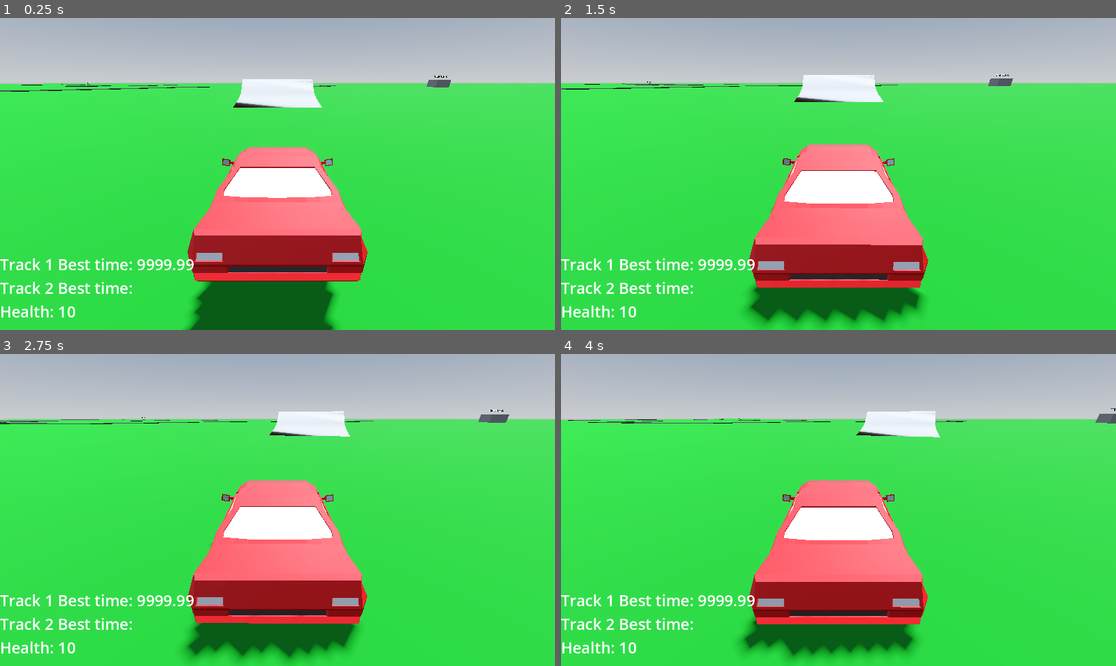
Above: before the commit, frames 1-4 (two rows, left to right).
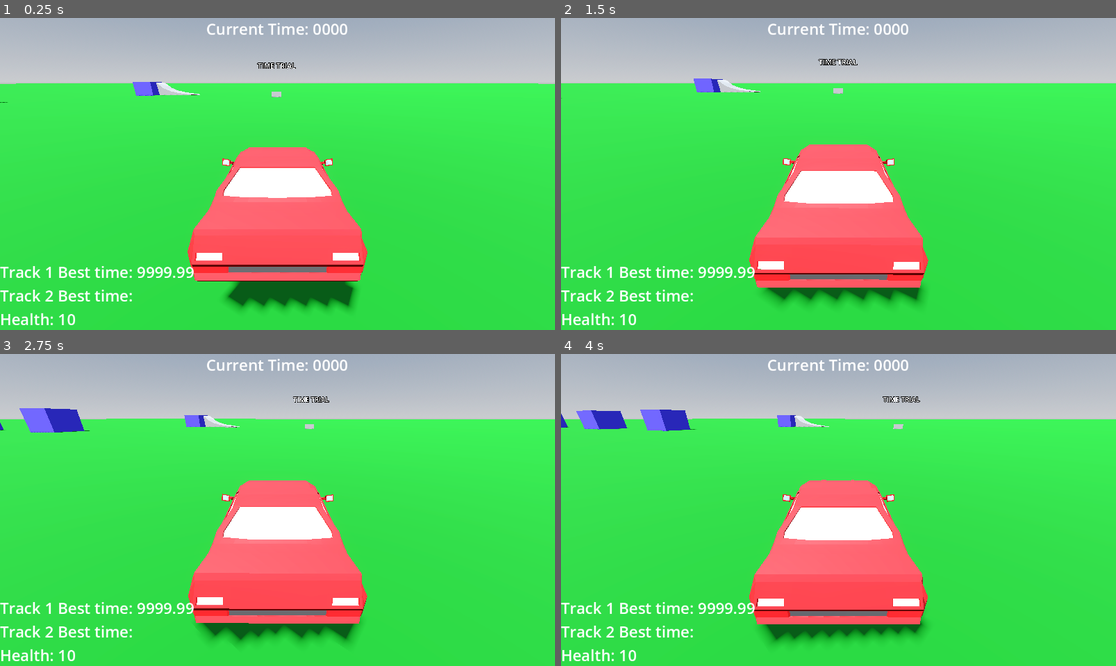
Above: after the commit, the same moments.

Repository: mje819/CarWorld
Game: Godot game, scene res://World/world.tscn
The game is run twice, just before and just after one commit, with the same random seed, the same clock (stepped at 60 frames per second) and the same inputs.
Inputs:
- Up to frame 1 (0.25 s): no input
- Up to frame 2 (1.5 s): hold D (turn_right) 0.53-1.28 s; hold S (brake) from 1.28 s (still down)
- Up to frame 3 (2.75 s): release S (brake) at 2.03 s; hold D (turn_right) from 2.03 s (still down)
- Up to frame 4 (4 s): release D (turn_right) at 2.78 s; hold Space (accelerate) 2.78-3.53 s; hold A (turn_left) from 3.53 s (still down)

The runs differ from the first frame. In frame 1, 14% of the frame differs, in the area x 0-100%, y 1-100%; in frame 2, 14%; in frame 3, 13%; in frame 4, 13%.

Commit message:
adjust track layouts

Diff:
--- a/Tracks/track.gd
+++ b/Tracks/track.gd
@@ -18,6 +18,7 @@
 var track1_best_label
 var track2_best_label
 @export var is_track_1 : bool
+var current_time_label
 
 var time_elapsed : float = 0:
 	set(new_time):
@@ -30,6 +31,7 @@
 func _ready() -> void:
 	track1_best_label = get_tree().get_first_node_in_group("Track1BestTimeLabel")
 	track2_best_label = get_tree().get_first_node_in_group("Track2BestTimeLabel")
+	current_time_label = get_tree().get_first_node_in_group("CurrentTime")
 
 func _on_start_detector_body_entered(_body: Node3D) -> void:
 	if visible:
@@ -41,6 +43,7 @@
 
 func _on_timer_timeout() -> void:
 	time_elapsed += 0.1
+	current_time_label.text = "Current Time: " + str(round_to_dec(time_elapsed,2))
 
 
 func _on_finish_detector_body_entered(_body: Node3D) -> void:
--- a/Tracks/track1.tscn
+++ b/Tracks/track1.tscn
@@ -4,7 +4,7 @@
 
 [sub_resource type="Curve3D" id="Curve3D_j8job"]
 _data = {
-"points": PackedVector3Array(0, 0, 0, 0, 0, 0, 15.062, 0, 12.375, 0, 0, 0, 0, 0, 0, 16.91, 0, 19.34, 0, 0, 0, 0, 0, 0, 16.408, 0, 30.06, 0, 0, 0, 0, 0, 0, 13.588, 0, 42.612, 0, 0, 0, 0, 0, 0, 1.601, 0, 41.947, 0, 0, 0, 0, 0, 0, -8.258, 0, 34.013, 0, 0, 0, 0, 0, 0, 5.756, 0, 14.812, 0, 0, 0, 0, 0, 0, 11.774, 0, 13.215),
+"points": PackedVector3Array(0, 0, 0, 0, 0, 0, 26.062, 0, 24.375, 0, 0, 0, 0, 0, 0, 28.91, 0, 31.34, 0, 0, 0, 0, 0, 0, 28.408, 0, 42.06, 2.8118458, 0, -3.7395287, -2.8118458, 0, 3.7395287, 25.588, 0, 54.612, 0, 0, 0, 0, 0, 0, 13.601, 0, 53.947, -0.77563715, 0, 5.259865, 0.77563715, 0, -5.259865, 3.742, 0, 46.013, -0.29037094, 0, 3.1339645, 0.29037094, 0, -3.1339645, 17.756, 0, 26.812, 0, 0, 0, 0, 0, 0, 15.813473, 0, 20.131668),
 "tilts": PackedFloat32Array(0, 0, 0, 0, 0, 0, 0, 0)
 }
 point_count = 8
@@ -49,7 +49,7 @@
 wait_time = 0.1
 
 [node name="StartDetector" type="Area3D" parent="." unique_id=1938198562]
-transform = Transform3D(1, 0, 0, 0, 1, 0, 0, 0, 1, 15.183, 0, 12.594)
+transform = Transform3D(0.9894501, 0, 0.14487429, 0, 1, 0, -0.14487429, 0, 0.9894501, 26.128992, 0, 24.6232)
 
 [node name="CollisionShape3D" type="CollisionShape3D" parent="StartDetector" unique_id=1466429589]
 transform = Transform3D(0.9729616, 0, 0.23096684, 0, 1, 0, -0.23096684, 0, 0.9729616, 0.058440387, 0, 0.18593578)
@@ -66,7 +66,7 @@
 outline_size = 32
 
 [node name="FinishDetector" type="Area3D" parent="." unique_id=1719197141]
-transform = Transform3D(1, 0, 0, 0, 1, 0, 0, 0, 1, 11.186, 0, 12.753)
+transform = Transform3D(0.23705858, 0, -0.97149533, 0, 1, 0, 0.97149533, 0, 0.23705858, 16.345955, 0, 19.559387)
 
 [node name="CollisionShape3D" type="CollisionShape3D" parent="FinishDetector" unique_id=2130445193]
 transform = Transform3D(0.9659258, 0, 0.25881904, 0, 1, 0, -0.25881904, 0, 0.9659258, 0, 0, 0.78361464)
@@ -76,7 +76,7 @@
 mesh = SubResource("BoxMesh_nuiww")
 
 [node name="Checkpoint1" type="Area3D" parent="." unique_id=593801342 groups=["Checkpoints", "Start and Finish Detectors"]]
-transform = Transform3D(0.9960952, 0, 0.08828583, 0, 1, 0, -0.08828583, 0, 0.9960952, 16.728, 0, 27.274)
+transform = Transform3D(0.9996072, 0, 0.02802632, 0, 1, 0, -0.02802632, 0, 0.9996072, 28.765673, 0, 34.307243)
 collision_layer = 4
 monitoring = false
 
@@ -84,7 +84,7 @@
 shape = SubResource("BoxShape3D_kerva")
 
 [node name="Checkpoint3" type="Area3D" parent="." unique_id=2015984525 groups=["Checkpoints", "Start and Finish Detectors"]]
-transform = Transform3D(-0.07619697, 0, -0.9970927, 0, 1, 0, 0.9970927, 0, -0.07619697, 10.596039, 0, 42.502884)
+transform = Transform3D(0.9550717, 0, -0.2963749, 0, 1, 0, 0.2963749, 0, 0.9550717, 27.262316, 0, 51.000504)
 collision_layer = 4
 monitoring = false
 
@@ -92,7 +92,7 @@
 shape = SubResource("BoxShape3D_kerva")
 
 [node name="Checkpoint4" type="Area3D" parent="." unique_id=1297797047 groups=["Checkpoints", "Start and Finish Detectors"]]
-transform = Transform3D(-0.60454345, 0, -0.7965721, 0, 1, 0, 0.7965721, 0, -0.60454345, -3.9160507, 0, 37.49473)
+transform = Transform3D(-0.38716155, 0, -0.9220118, 0, 1, 0, 0.9220118, 0, -0.38716155, 10.072569, 0, 52.787205)
 collision_layer = 4
 monitoring = false
 
@@ -100,7 +100,7 @@
 shape = SubResource("BoxShape3D_kerva")
 
 [node name="Checkpoint2" type="Area3D" parent="." unique_id=941165851 groups=["Checkpoints", "Start and Finish Detectors"]]
-transform = Transform3D(0.80626905, 0, -0.5915489, 0, 1, 0, 0.5915489, 0, 0.80626905, -0.525, 0, 23.422)
+transform = Transform3D(0.80626905, 0, -0.5915489, 0, 1, 0, 0.5915489, 0, 0.80626905, 10.792387, 0, 36.018745)
 collision_layer = 4
 monitoring = false
 
@@ -108,7 +108,7 @@
 shape = SubResource("BoxShape3D_kerva")
 
 [node name="StartPoint" type="Marker3D" parent="." unique_id=1180571150]
-transform = Transform3D(1, 0, 0, 0, 1, 0, 0, 0, 1, 14.076493, 0, 6.4640617)
+transform = Transform3D(1, 0, 0, 0, 1, 0, 0, 0, 1, 23.834892, 0, 18.3351)
 
 [connection signal="timeout" from="Timer" to="." method="_on_timer_timeout"]
 [connection signal="body_entered" from="StartDetector" to="." method="_on_start_detector_body_entered"]
--- a/World/world.tscn
+++ b/World/world.tscn
@@ -38,6 +38,9 @@
 [sub_resource type="LabelSettings" id="LabelSettings_yf0ba"]
 font_size = 32
 
+[sub_resource type="LabelSettings" id="LabelSettings_eidgh"]
+font_size = 32
+
 [sub_resource type="StandardMaterial3D" id="StandardMaterial3D_62w18"]
 albedo_color = Color(0.2970001, 0.26, 1, 1)
 
@@ -67,11 +70,11 @@
 transform = Transform3D(1, 0, 0, 0, 1, 0, 0, 0, 1, 0, -0.25, 0)
 use_collision = true
 collision_layer = 4
-size = Vector3(500, 0.5, 500)
+size = Vector3(470, 0.5, 450)
 material = SubResource("StandardMaterial3D_3f78f")
 
 [node name="Car" parent="." unique_id=16548500 instance=ExtResource("1_62w18")]
-transform = Transform3D(-1, 0, 8.742278e-08, 0, 1, 0, -8.742278e-08, 0, -1, -39.475037, 0.65000093, -30.877048)
+transform = Transform3D(1, 0, -1.7484555e-07, 0, 1, 0, 1.7484555e-07, 0, 1, -0.08734894, 0.65000093, -21.5424)
 
 [node name="TimeTrialStart" parent="." unique_id=744200815 node_paths=PackedStringArray("track") instance=ExtResource("3_j8job")]
 track = NodePath("Track1")
@@ -84,19 +87,23 @@
 shape = SubResource("BoxShape3D_bkhv4")
 
 [node name="Track1" parent="TimeTrialStart" unique_id=1196417104 instance=ExtResource("4_3f78f")]
+visible = false
 
 [node name="TimeTrialStart2" parent="." unique_id=1114075049 node_paths=PackedStringArray("track") instance=ExtResource("3_j8job")]
-transform = Transform3D(1, 0, 0, 0, 1, 0, 0, 0, 1, 9.815323, 0, -97.37358)
+transform = Transform3D(1, 0, 0, 0, 1, 0, 0, 0, 1, 9.815323, 0, -32.796383)
 top_level = true
 track = NodePath("Track2")
 
+[node name="Label3D" parent="TimeTrialStart2" index="2" unique_id=1802937199]
+text = "TIME TRIAL 2"
+
 [node name="Track2" parent="TimeTrialStart2" unique_id=1927837917 instance=ExtResource("5_k8do8")]
 
 [node name="Ramp" type="CSGPolygon3D" parent="." unique_id=918745583]
 transform = Transform3D(1, 0, 0, 0, 1, 0, 0, 0, 1, 10.59, 0, 4.344)
 use_collision = true
 collision_layer = 8
-polygon = PackedVector2Array(0.63203144, 0.2632085, 1.873002, 0.56519365, 3.223113, 1.367183, 3.148015, 0.5841581, 3.105, 0, 1.496, 0, -1, 0)
+polygon = PackedVector2Array(0.9150524, 0.27309006, 1.7714939, 0.46733445, 2.504325, 0.7675304, 3.223113, 1.367183, 3.148015, 0.5841581, 3.105, 0, 2, 0, 0.445, 0, -1.122, 0)
 depth = 2.0
 smooth_faces = true
 
@@ -109,18 +116,19 @@
 smooth_faces = true
 
 [node name="HUD" type="MarginContainer" parent="." unique_id=384407738 groups=["HUD"]]
-anchors_preset = 2
-anchor_top = 1.0
+anchors_preset = 15
+anchor_right = 1.0
 anchor_bottom = 1.0
-offset_top = -175.0
-offset_right = 142.0
-grow_vertical = 0
+grow_horizontal = 2
+grow_vertical = 2
+size_flags_horizontal = 4
+size_flags_vertical = 0
+script = ExtResource("6_bkhv4")
+
+[node name="VBoxContainer" type="VBoxContainer" parent="HUD" unique_id=666184862]
+layout_mode = 2
 size_flags_horizontal = 0
 size_flags_vertical = 8
-script = ExtResource("6_bkhv4")
-
-[node name="VBoxContainer" type="VBoxContainer" parent="HUD" unique_id=666184862]
-layout_mode = 2
 alignment = 1
 
 [node name="Track1BestTime" type="Label" parent="HUD/VBoxContainer" unique_id=966440508 groups=["Track1BestTimeLabel"]]
@@ -138,8 +146,16 @@
 text = "Health: 90"
 label_settings = SubResource("LabelSettings_yf0ba")
 
+[node name="CurrentTimeLabel" type="Label" parent="HUD" unique_id=660635940 groups=["CurrentTime"]]
+layout_mode = 2
+size_flags_horizontal = 4
+size_flags_vertical = 0
+text = "Current Time: 0000"
+label_settings = SubResource("LabelSettings_eidgh")
+
 [node name="WorldObstacle" type="CSGBox3D" parent="." unique_id=383658853 groups=["Obstacles"]]
-transform = Transform3D(0.9571479, 0, -0.28959987, 0, 1, 0, 0.28959987, 0, 0.9571479, 6.775532, 1.279957, 30.22466)
+transform = Transform3D(0.9571479, 0, -0.28959987, 0, 1, 0, 0.28959987, 0, 0.9571479, 18.776, 1.28, 42.82914)
+visible = false
 use_collision = true
 collision_layer = 2
 size = Vector3(10.408413, 3.0388184, 15.604616)
@@ -168,6 +184,7 @@
 
 [node name="WorldObstacle3" type="CSGBox3D" parent="." unique_id=386466538 groups=["Obstacles"]]
 transform = Transform3D(1, 0, 0, 0, 1, 0, 0, 0, 1, 12.443888, 0.58058643, -8.544146)
+visible = false
 use_collision = true
 collision_layer = 2
 size = Vector3(2.5, 2.5, 2.5)
@@ -209,7 +226,7 @@
 shape = SubResource("BoxShape3D_eidgh")
 
 [node name="WorldObstacle6" type="CSGBox3D" parent="." unique_id=1525824146 groups=["Obstacles"]]
-transform = Transform3D(1, 0, 0, 0, 1, 0, 0, 0, 1, 44.968422, 0.581, -8.54)
+transform = Transform3D(1, 0, 0, 0, 1, 0, 0, 0, 1, 43.404858, 0.581, -8.54)
 use_collision = true
 collision_layer = 2
 size = Vector3(2.5, 2.5, 2.5)
@@ -223,7 +240,7 @@
 shape = SubResource("BoxShape3D_eidgh")
 
 [node name="WorldObstacle7" type="CSGBox3D" parent="." unique_id=1489530060 groups=["Obstacles"]]
-transform = Transform3D(1, 0, 0, 0, 1, 0, 0, 0, 1, 54.98306, 0.581, -8.54)
+transform = Transform3D(1, 0, 0, 0, 1, 0, 0, 0, 1, 53.74355, 0.581, -8.54)
 use_collision = true
 collision_layer = 2
 size = Vector3(2.5, 2.5, 2.5)
@@ -245,3 +262,4 @@
 [connection signal="body_entered" from="WorldObstacle7/Area3D" to="WorldObstacle7" method="_on_area_3d_body_entered"]
 
 [editable path="TimeTrialStart"]
+[editable path="TimeTrialStart2"]
--- a/project.godot
+++ b/project.godot
@@ -28,6 +28,7 @@
 "Health Label"=""
 Track2BestTimeLabel=""
 Track1BestTimeLabel=""
+CurrentTime=""
 
 [input]
 
